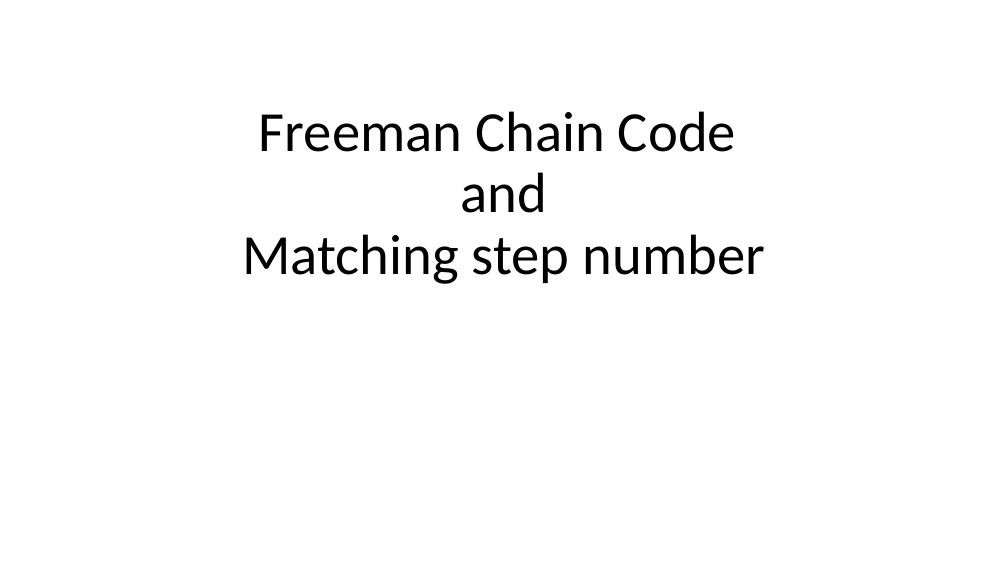
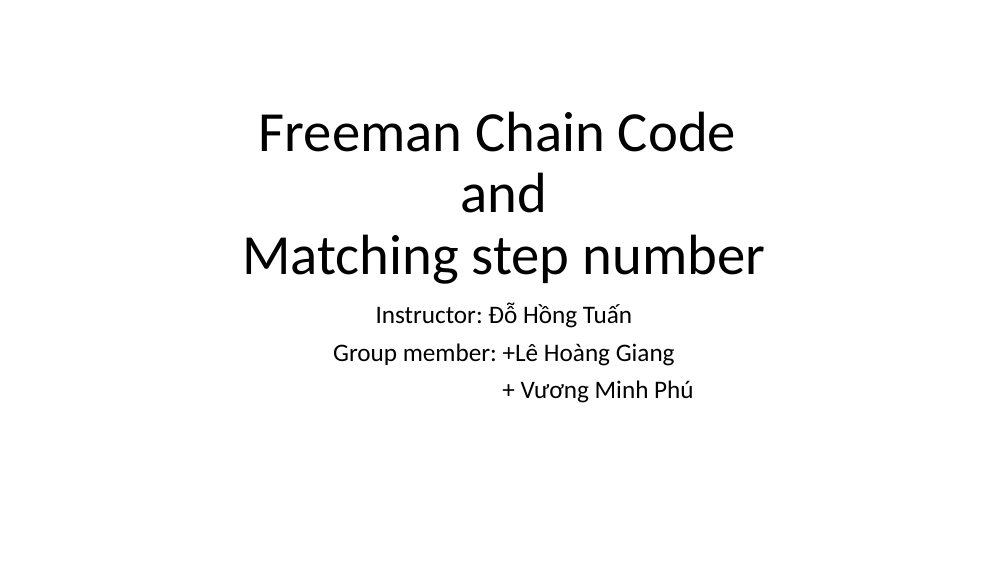
Before and after one commit to GiangHLe/freemanChaincode, a slide deck: slide 1 of Freeman-Chain-Code.pptx. Drawn at 1008x567 pixels with LibreOffice and Linux fonts; fonts in the diff are those of the drawing. Boxes give left, top, right and bottom in pixels: in the first picture for what was removed or moved away, otherwise in the second. Text is boxed around its words. In the diff, an @@ line names an element or a change of style, - is before the commit and + after.

```diff
--- a/Freeman-Chain-Code.pptx
+++ b/Freeman-Chain-Code.pptx
@@ subtitle added at <box>333,302,693,403</box>, 24 pt, text #000000 @@
+Instructor: Đỗ Hồng Tuấn
+Group member: +Lê Hoàng Giang
++ Vương Minh Phú
```
Also in this commit, not shown: 2 other files.
